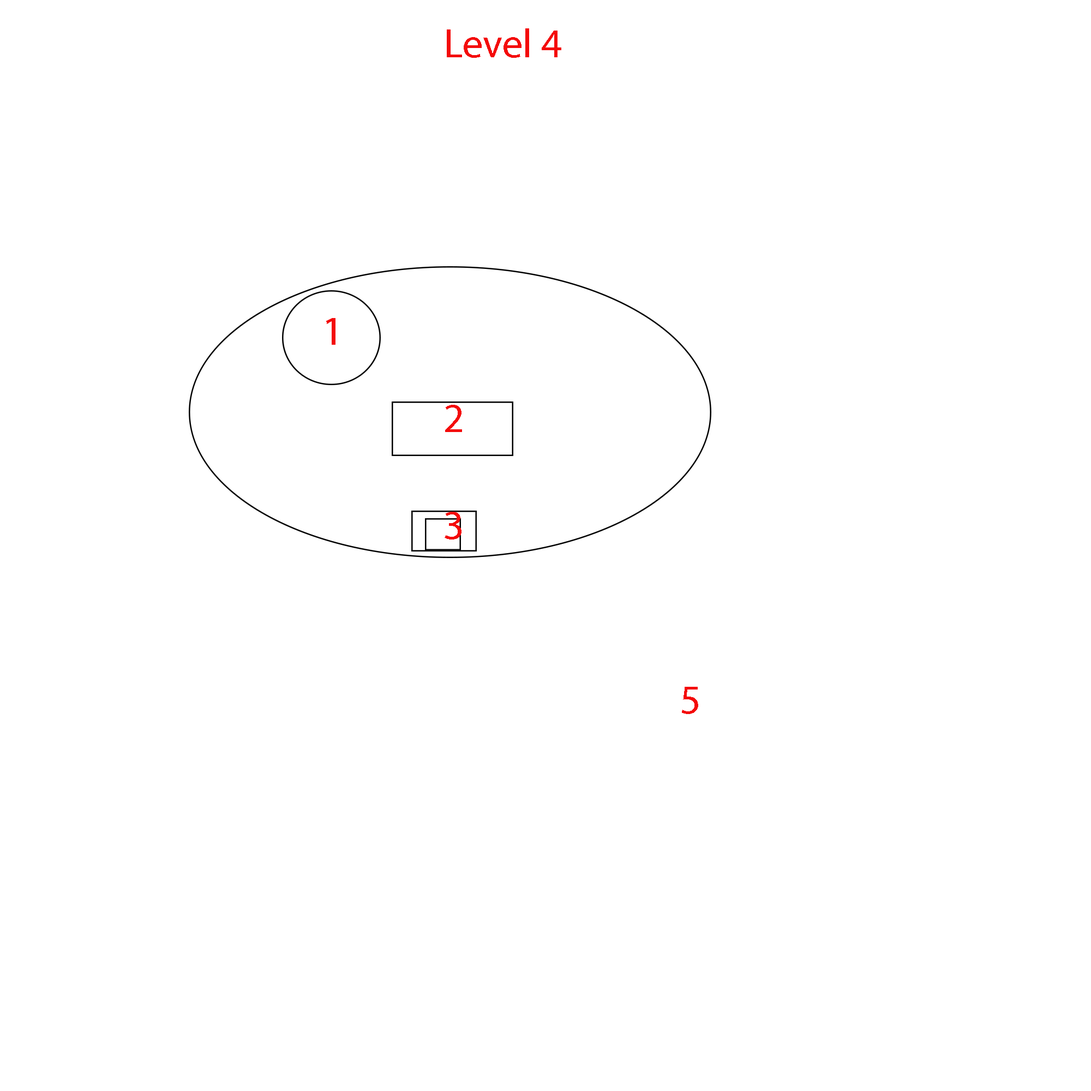
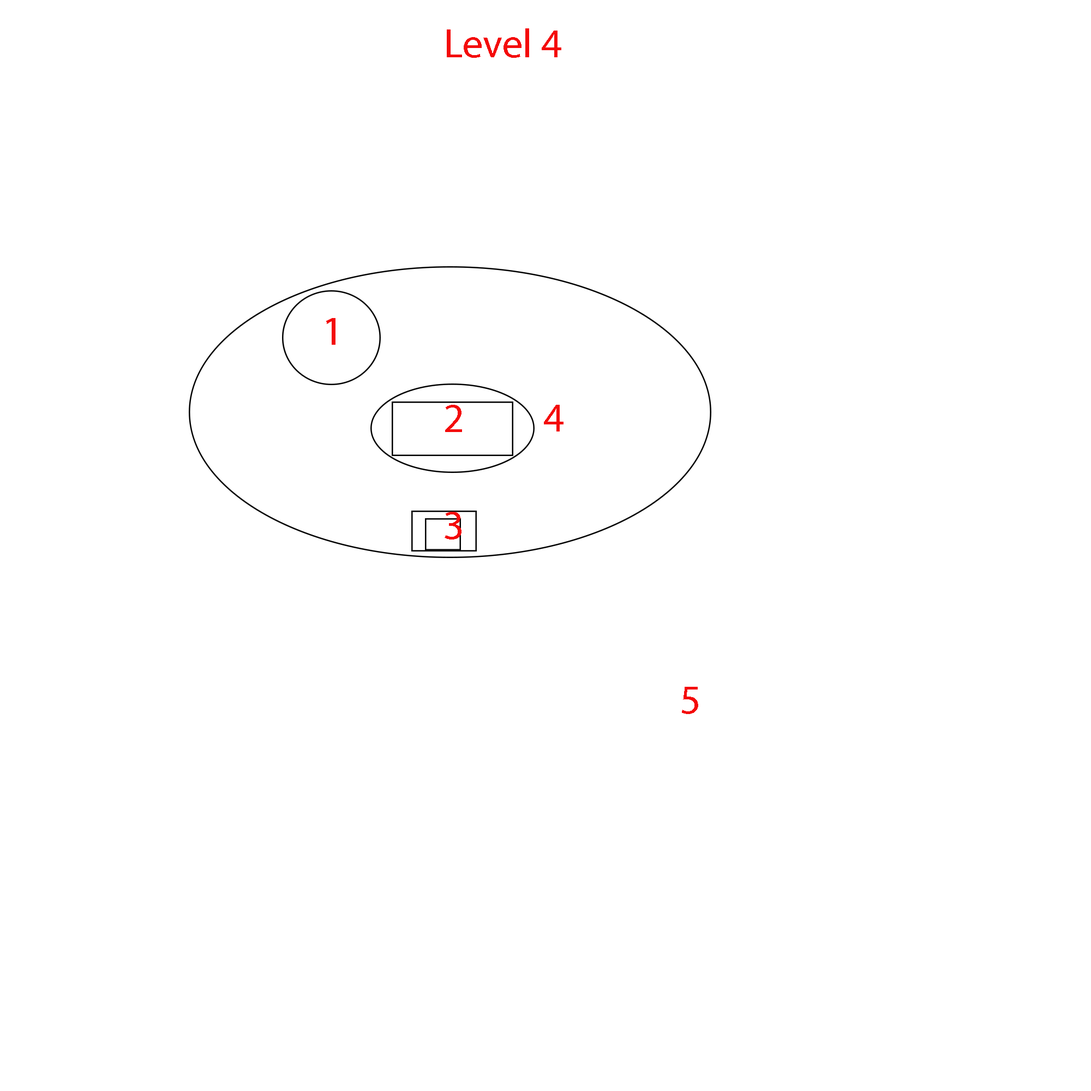
Layers edited between the first and the second (1091, 1091) image:
painted on "Ellipse 3" over [191,267,669,515]
added layer "4" above "Ellipse 4" over [544,404,564,432]
added layer "Ellipse 4" above "Level 4" over [370,383,535,474]
